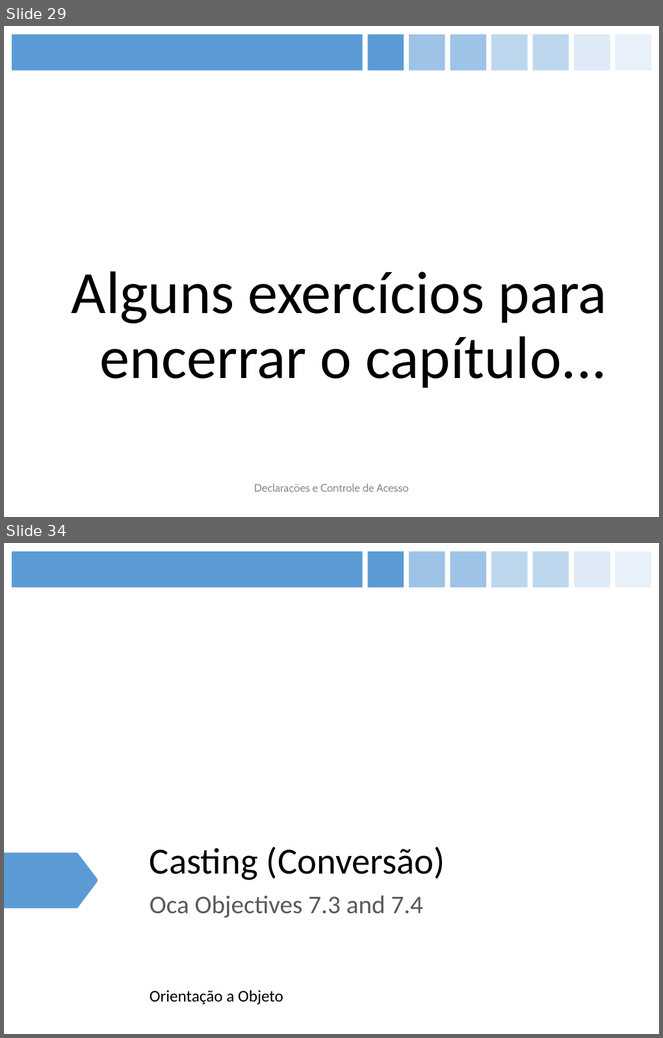
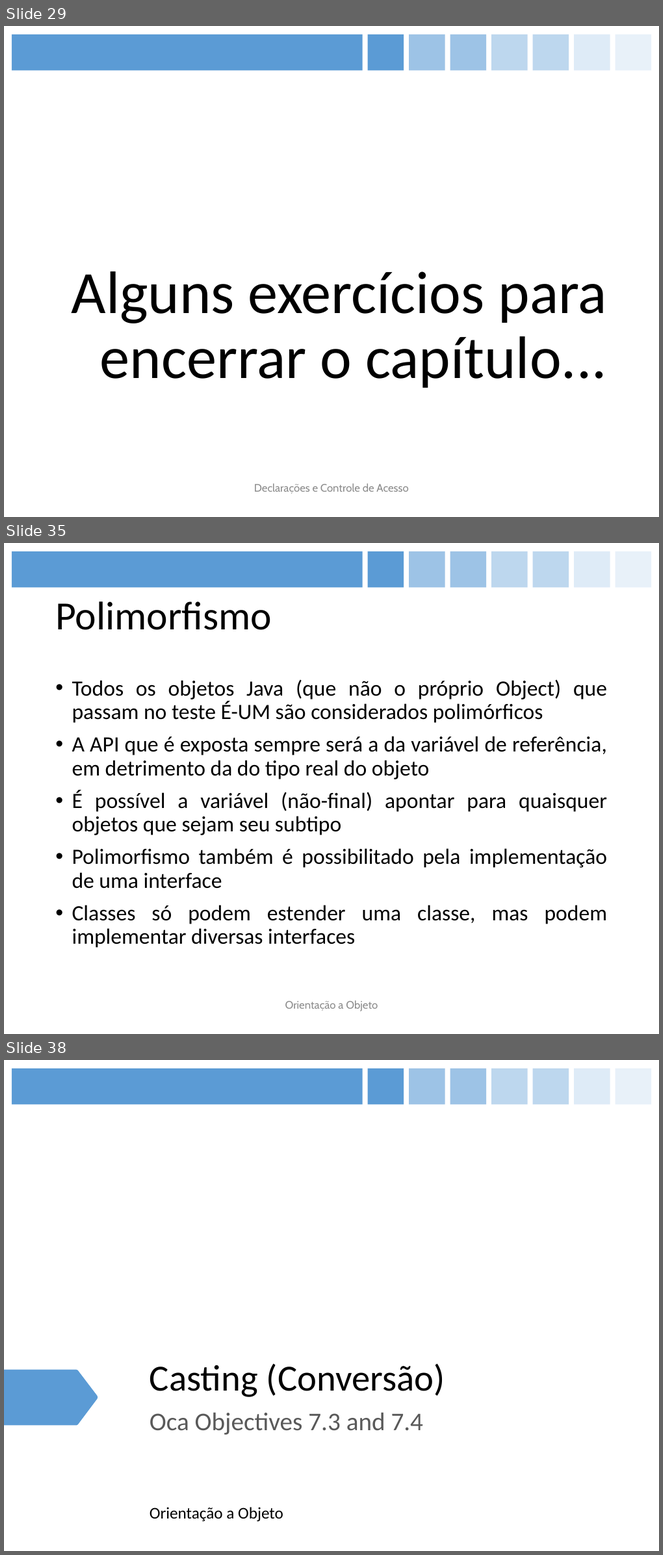
Before and after one commit to figueiredojrr/treinamentoJavaSeOcaAgosto, a slide deck: TreinamentoJavaSeOca/documentos/apresentação/OCA.pptx. Shown one above the other, each under a label of ours: slides 29 and 34 before the commit, slides 29, 35 and 38 after it; the slides between them are not shown. The pictures are 663x1038 and 663x1555 pixels, drawn with LibreOffice and Linux fonts; fonts in the diff are those of the drawing. Boxes give left, top, right and bottom in pixels: in the first picture for what was removed or moved away, otherwise in the second. Text is boxed around its words. In the diff, an @@ line names an element or a change of style, - is before the commit and + after.

```diff
--- a/TreinamentoJavaSeOca/documentos/apresentação/OCA.pptx
+++ b/TreinamentoJavaSeOca/documentos/apresentação/OCA.pptx
@@ slide 35 added at box(4, 543, 659, 1034), background #FFFFFF; not listed: 8 template elements that a slide beside it also shows @@
@@ title added at box(55, 601, 272, 630), 44 pt, text #000000 @@
+Polimorfismo
@@ text added at box(72, 679, 608, 948), 24 pt, text #000000 @@
+• Todos os objetos Java (que não o próprio Object) que passam no teste É-UM são considerados polimórficos
+• A API que é exposta sempre será a da variável de referência, em detrimento da do tipo real do objeto
+• É possível a variável (não-final) apontar para quaisquer objetos que sejam seu subtipo
+• Polimorfismo também é possibilitado pela implementação de uma interface
+• Classes só podem estender uma classe, mas podem implementar diversas interfaces
@@ text added at box(285, 1001, 378, 1012), 12 pt, text #8C8C8C @@
+Orientação a Objeto
@@ what was slide 34 is now slide 38 @@
```
Also in this commit, not shown: 4 slides changed, 3 other slides added.
